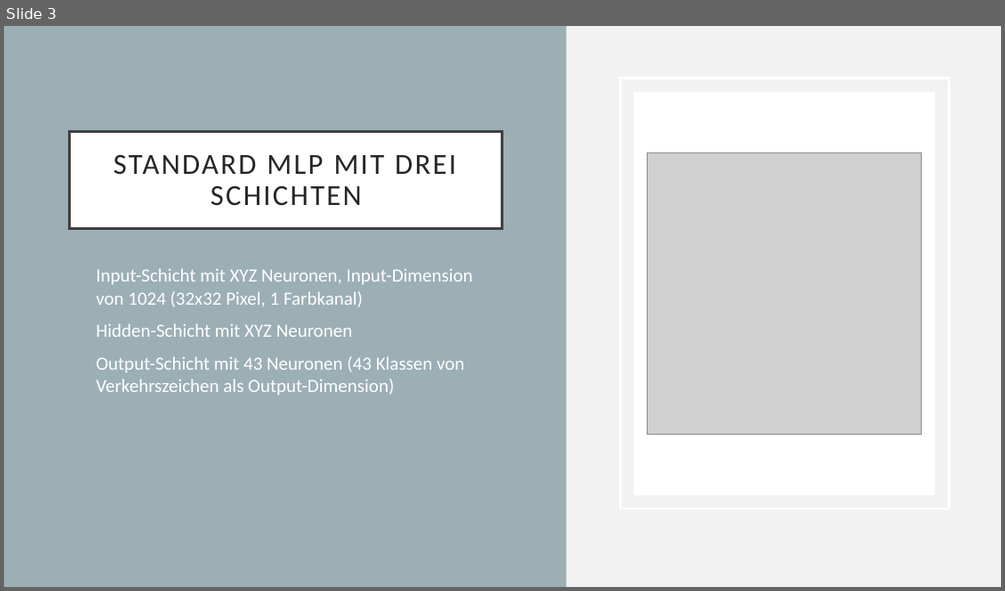
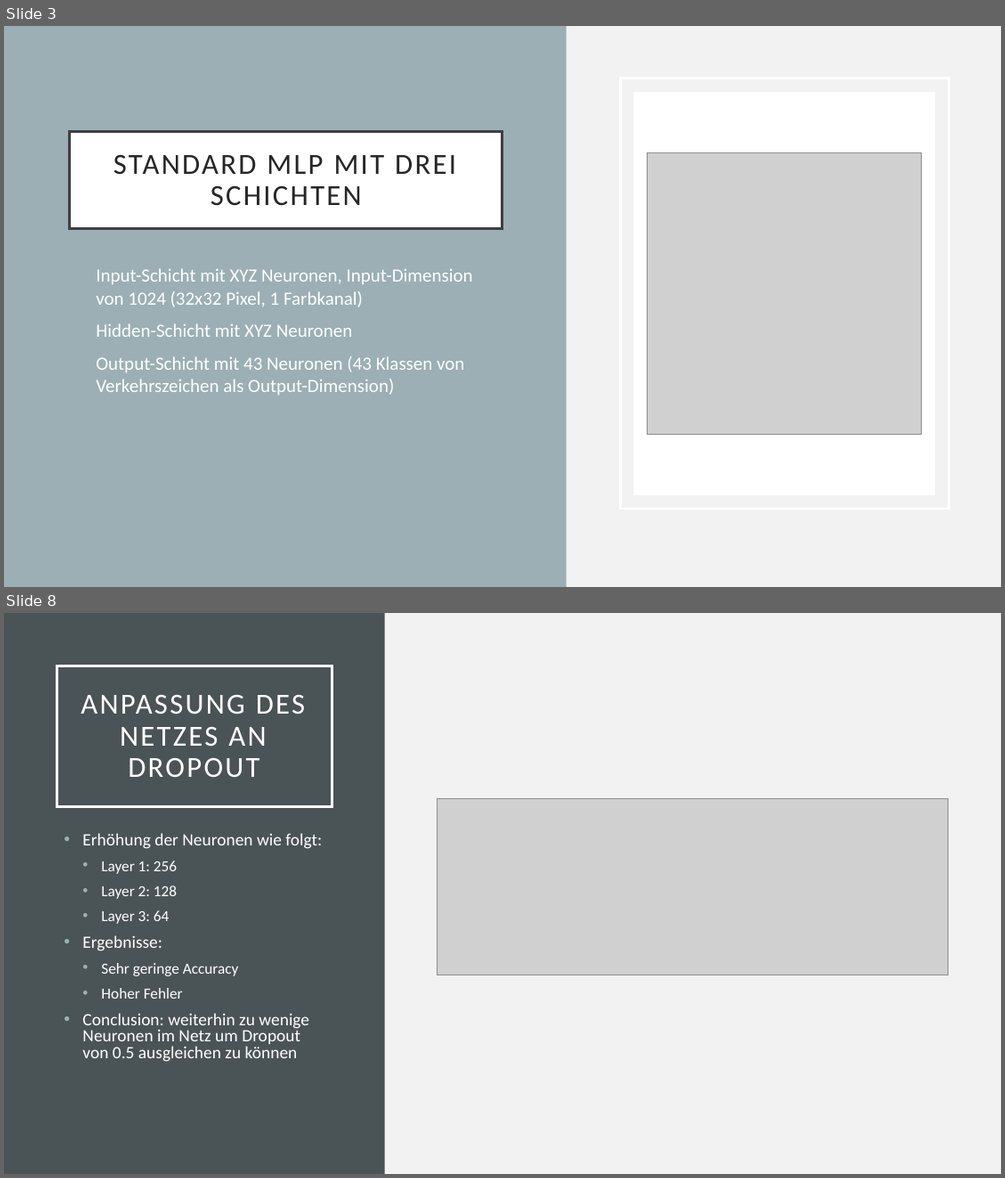
Before and after one commit to nmaaiken/neuro_modularbeit, a slide deck: Folien_Modularbeit.pptx. Shown one above the other, each under a label of ours: slide 3 before the commit, slides 3 and 8 after it; the slides between them are not shown. The pictures are 1005x591 and 1005x1178 pixels, drawn with LibreOffice and Linux fonts; fonts in the diff are those of the drawing; grey boxes stand for pictures. Boxes give left, top, right and bottom in pixels: in the first picture for what was removed or moved away, otherwise in the second. Text is boxed around its words. In the diff, an @@ line names an element or a change of style, - is before the commit and + after.

```diff
--- a/Folien_Modularbeit.pptx
+++ b/Folien_Modularbeit.pptx
@@ slide 8 added at (x1=4, y1=613, x2=1001, y2=1174), background #F2F2F2 @@
@@ rectangle added at (x1=4, y1=613, x2=385, y2=1174), fill #4A5356 @@
@@ title added at (x1=57, y1=666, x2=332, y2=807), outline #FFFFFF 2.5 pt, 28 pt, text #FFFFFF @@
+ANPASSUNG DES NETZES AN DROPOUT
@@ picture added at (x1=437, y1=798, x2=948, y2=975) @@
@@ text added at (x1=82, y1=833, x2=322, y2=1062), 16.6 pt, text #FFFFFF @@
+• Erhöhung der Neuronen wie folgt:
+  • Layer 1: 256
+  • Layer 2: 128
+  • Layer 3: 64
+• Ergebnisse:
+  • Sehr geringe Accuracy
+  • Hoher Fehler
+• Conclusion: weiterhin zu wenige Neuronen im Netz um Dropout von 0.5 ausgleichen zu können
```
Also in this commit, not shown: 5 other slides added, 18 other files.
